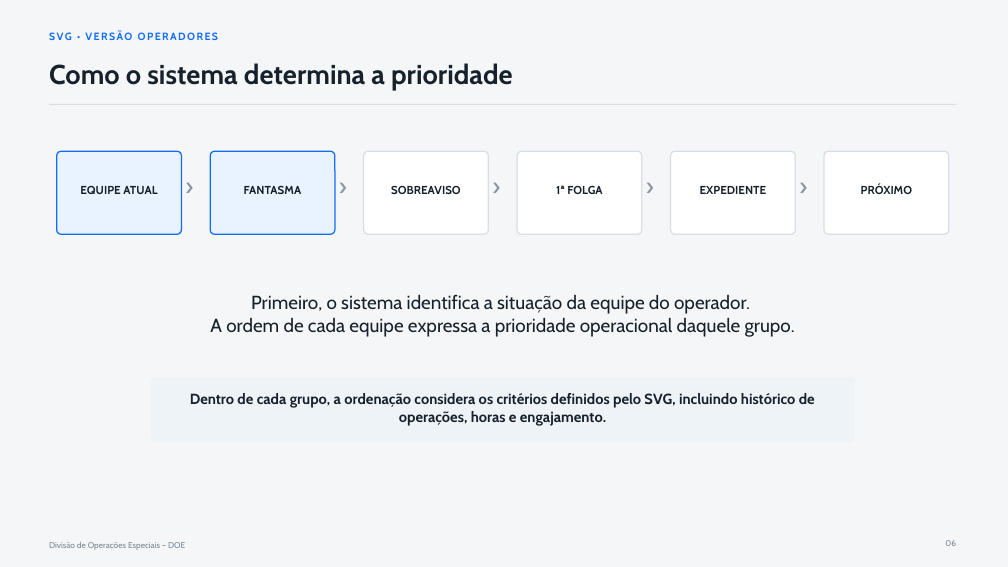
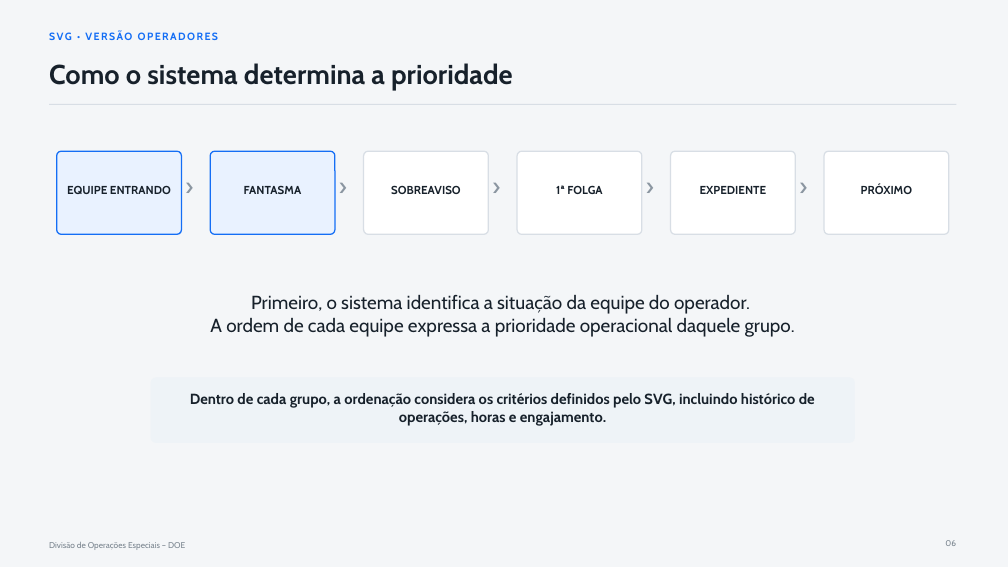
Before and after one commit to nogueirawagner/SVG, a slide deck: slide 6 of Documentacao/Apresentação Módulo Operadores.pptx (slide 7 before the commit). Drawn at 1008x567 pixels with LibreOffice and Linux fonts; fonts in the diff are those of the drawing. Boxes give left, top, right and bottom in pixels: in the first picture for what was removed or moved away, otherwise in the second. Text is boxed around its words. In the diff, an @@ line names an element or a change of style, - is before the commit and + after.

```diff
--- a/Documentacao/Apresentação Módulo Operadores.pptx
+++ b/Documentacao/Apresentação Módulo Operadores.pptx
@@ text at (67,186,171,194): text changed @@
-EQUIPE ATUAL
+EQUIPE ENTRANDO
```
Also in this commit, not shown: 5 other slides changed, 5 slides added, 2 slides removed, 2 other files.
